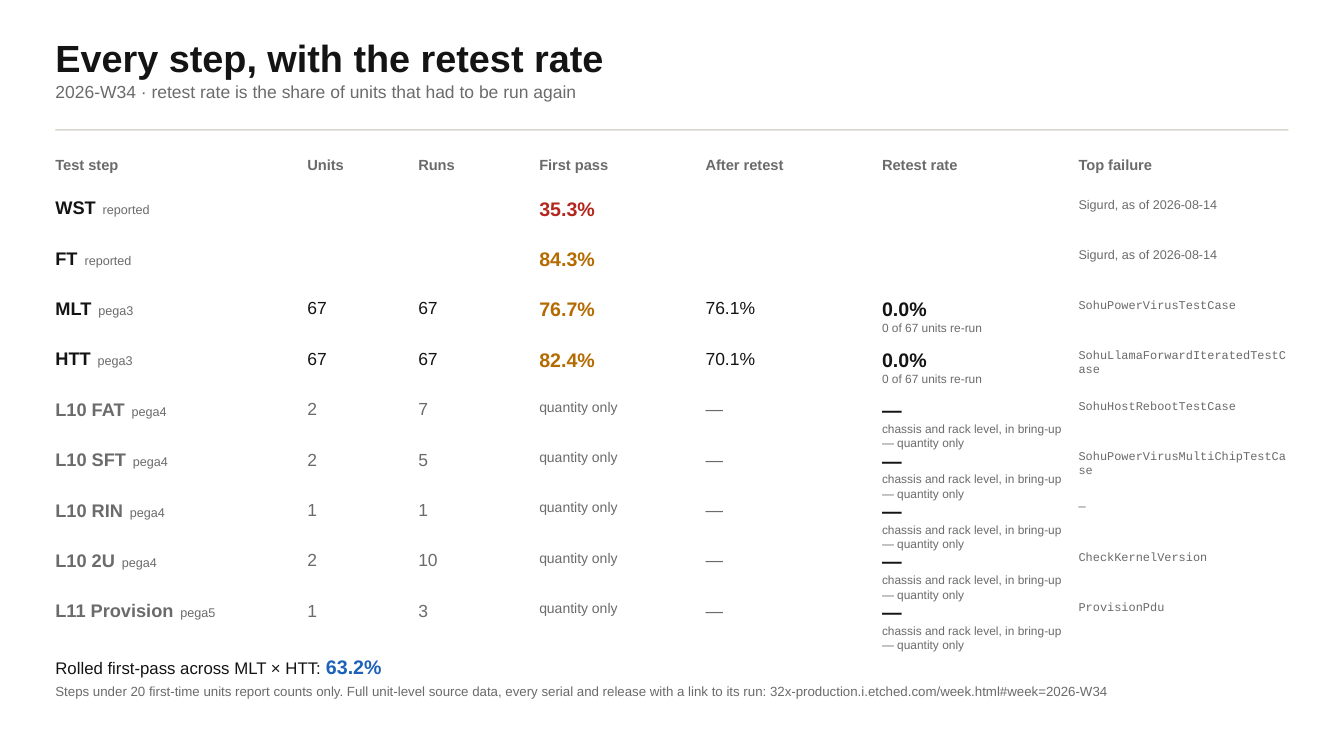
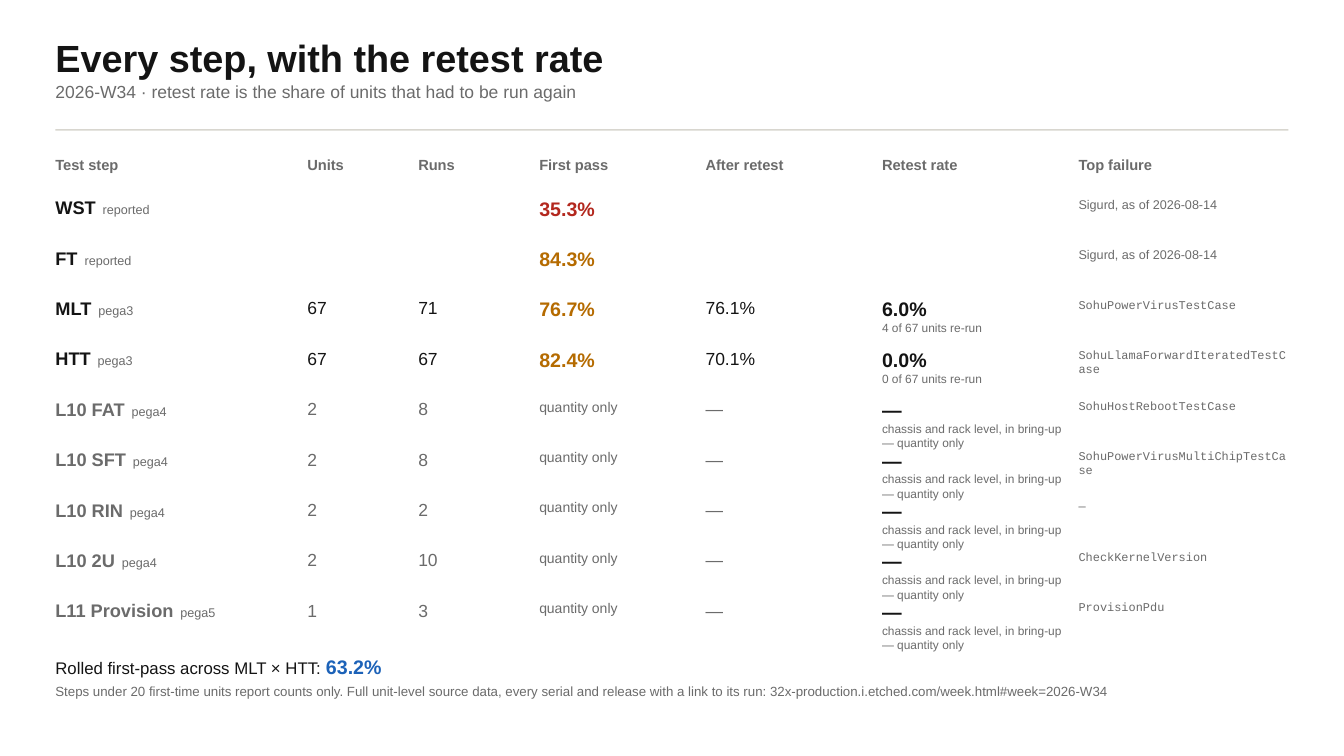
Before and after one commit to Quan-Etched/32x_MP_Auto_DailyReport, a slide deck: slide 3 of decks/weekly-2026-W34.pptx. Drawn at 1344x756 pixels with LibreOffice and Linux fonts; fonts in the diff are those of the drawing. Boxes give left, top, right and bottom in pixels: in the first picture for what was removed or moved away, otherwise in the second. Text is boxed around its words. In the diff, an @@ line names an element or a change of style, - is before the commit and + after.

```diff
--- a/decks/weekly-2026-W34.pptx
+++ b/decks/weekly-2026-W34.pptx
@@ text at box(418, 302, 437, 314): text changed @@
-67
+71
@@ text at box(882, 302, 982, 332): text changed @@
-0.0%
-0 of 67 units re-run
+6.0%
+4 of 67 units re-run
@@ text at box(418, 403, 428, 415): text changed @@
-7
+8
@@ text at box(418, 454, 428, 466): text changed @@
-5
+8
@@ text at box(307, 504, 317, 516): text changed @@
-1
+2
@@ text at box(418, 504, 428, 516): text changed @@
-1
+2
```
Also in this commit, not shown: 3 other slides changed, 10 other files.
